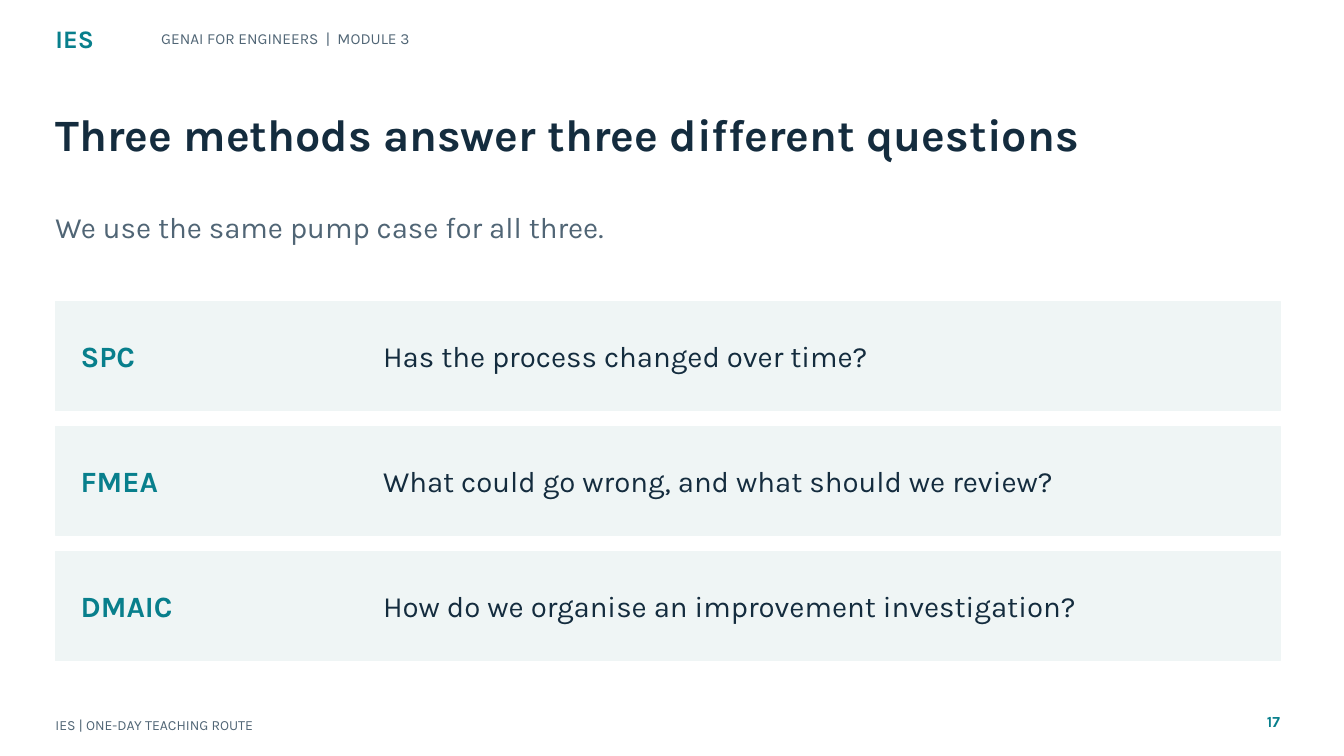
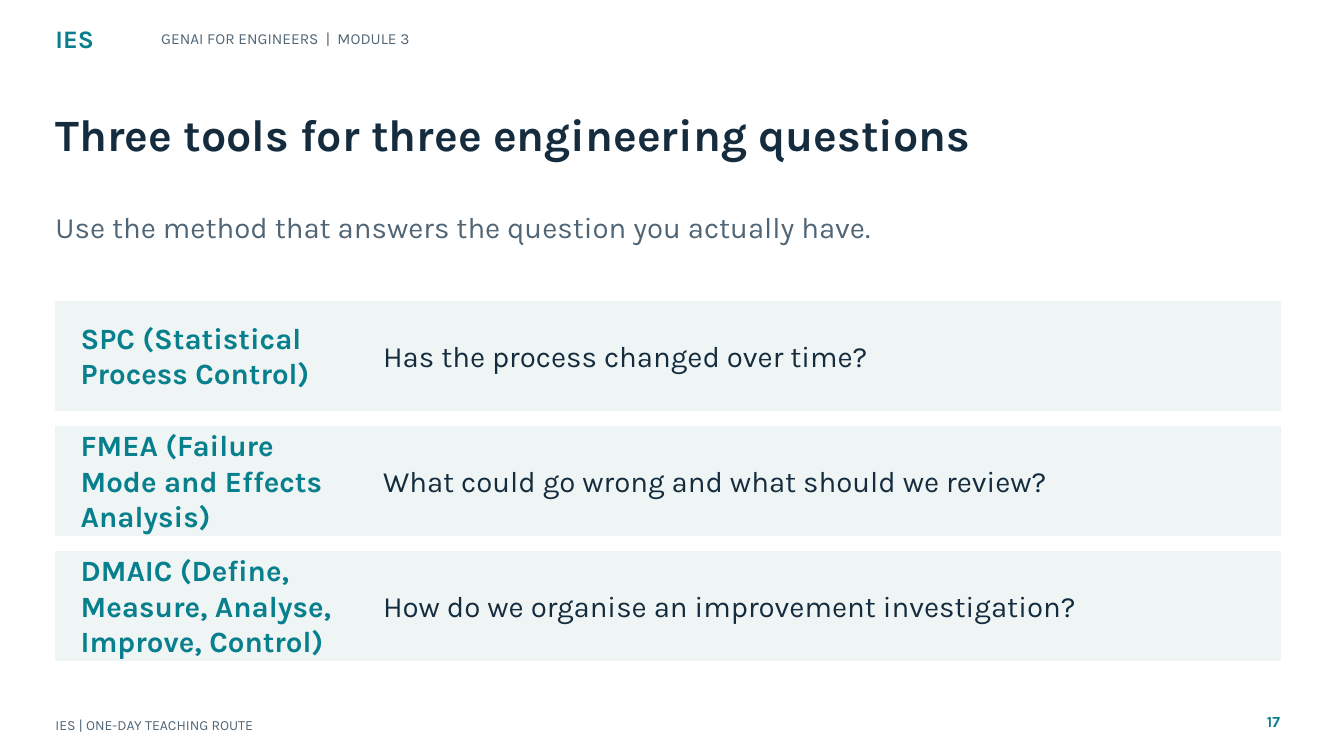
Before and after one commit to tertiarycourses/IES-GenAI-for-Engineers, a slide deck: slide 17 of courseware/Slides/IES-GenAI-for-Engineers.pptx. Drawn at 1344x756 pixels with LibreOffice and Linux fonts; fonts in the diff are those of the drawing. Boxes give left, top, right and bottom in pixels: in the first picture for what was removed or moved away, otherwise in the second. Text is boxed around its words. In the diff, an @@ line names an element or a change of style, - is before the commit and + after.

```diff
--- a/courseware/Slides/IES-GenAI-for-Engineers.pptx
+++ b/courseware/Slides/IES-GenAI-for-Engineers.pptx
@@ text at (x1=55, y1=119, x2=971, y2=162): text changed @@
-Three methods answer three different questions
+Three tools for three engineering questions
@@ text at (x1=55, y1=218, x2=870, y2=245): text changed @@
-We use the same pump case for all three.
+Use the method that answers the question you actually have.
@@ text at (x1=81, y1=327, x2=309, y2=387): text changed @@
-SPC
+SPC (Statistical Process Control)
@@ text at (x1=81, y1=434, x2=322, y2=534): text changed @@
-FMEA
+FMEA (Failure Mode and Effects Analysis)
@@ text at (x1=383, y1=472, x2=1046, y2=499): text changed @@
-What could go wrong, and what should we review?
+What could go wrong and what should we review?
@@ text at (x1=81, y1=559, x2=331, y2=659): text changed @@
-DMAIC
+DMAIC (Define, Measure, Analyse, Improve, Control)
```
Also in this commit, not shown: 24 other slides changed, 1 other file.
